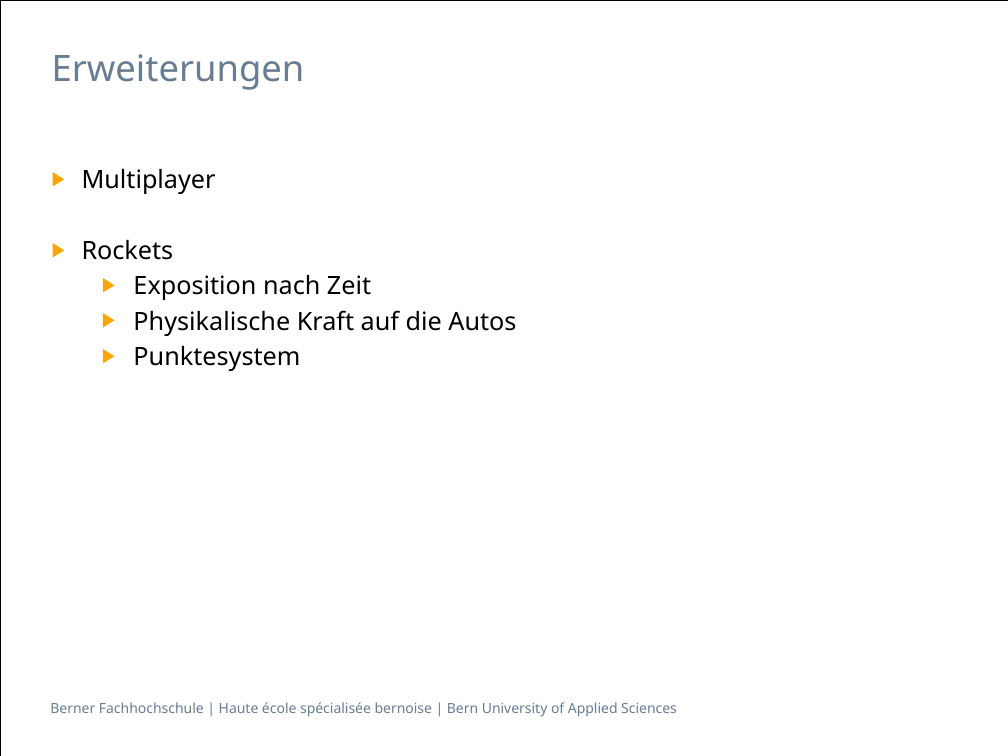
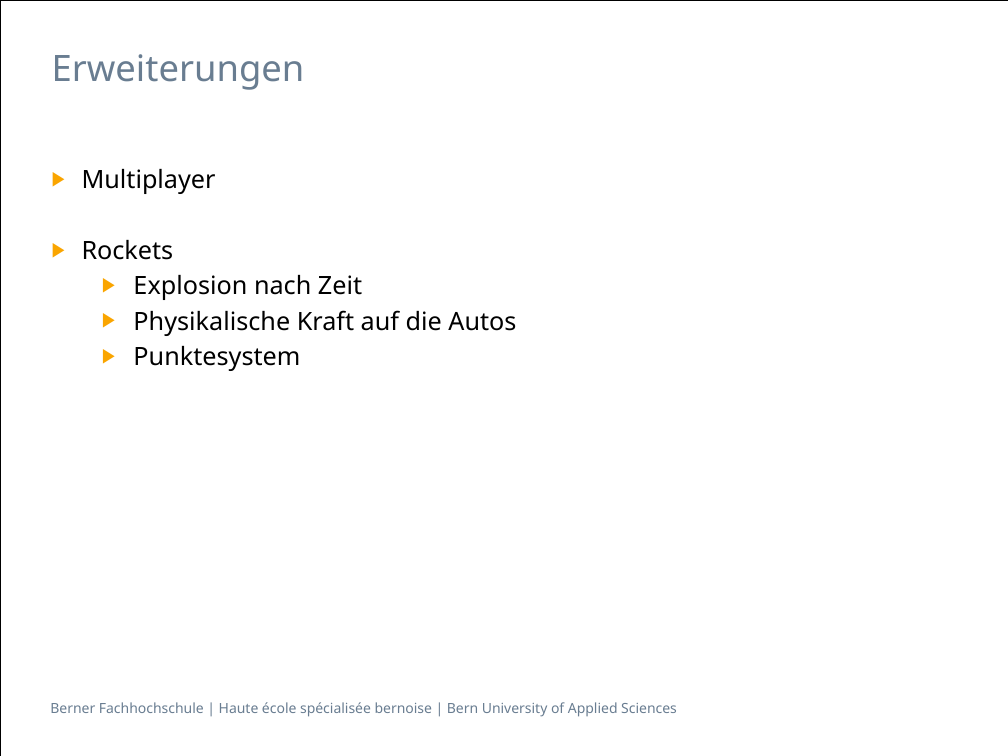
Before and after one commit to villj2/ch.bfh.bti7527aGameDevelopment, a slide deck: slide 3 of Docs/RocketShooter.pptx. Drawn at 1008x756 pixels with LibreOffice and Linux fonts; fonts in the diff are those of the drawing. Boxes give left, top, right and bottom in pixels: in the first picture for what was removed or moved away, otherwise in the second. Text is boxed around its words. In the diff, an @@ line names an element or a change of style, - is before the commit and + after.

```diff
--- a/Docs/RocketShooter.pptx
+++ b/Docs/RocketShooter.pptx
@@ text at bbox=[133, 275, 362, 300]: text changed @@
-  ▶ Exposition nach Zeit
+  ▶ Explosion nach Zeit
```
Also in this commit, not shown: 1 other slide changed, 3 slides added, 1 slide removed, 4 other files.
